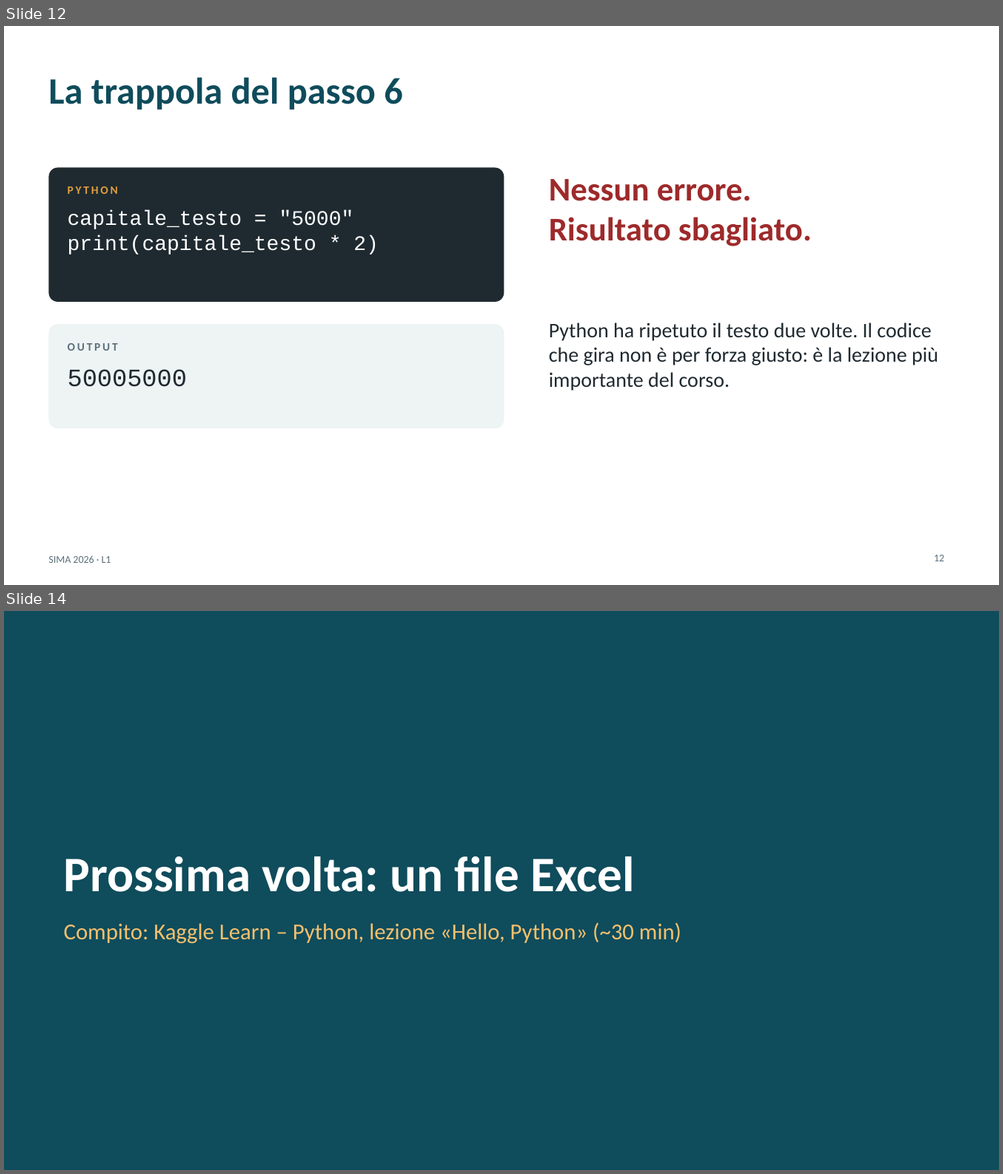
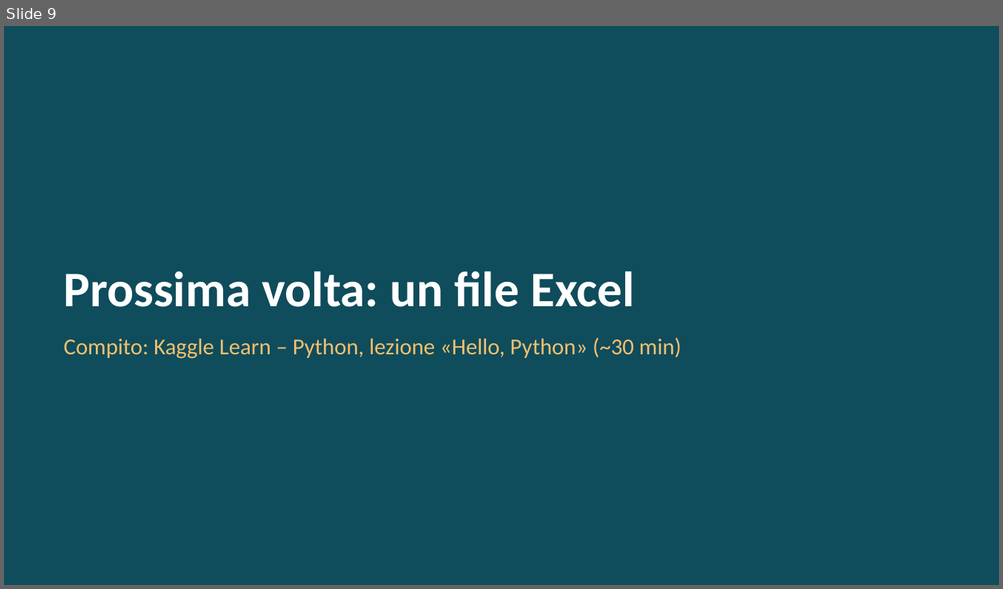
Before and after one commit to andrealorenzon/SIMA2026, a slide deck: lezioni/L01_python_calcolatrice/slide.pptx. Shown one above the other, each under a label of ours: slides 12 and 14 before the commit, slide 9 after it; the slides between them are not shown. The pictures are 1003x1174 and 1003x589 pixels, drawn with LibreOffice and Linux fonts; fonts in the diff are those of the drawing. Boxes give left, top, right and bottom in pixels: in the first picture for what was removed or moved away, otherwise in the second. Text is boxed around its words. In the diff, an @@ line names an element or a change of style, - is before the commit and + after.

```diff
--- a/lezioni/L01_python_calcolatrice/slide.pptx
+++ b/lezioni/L01_python_calcolatrice/slide.pptx
@@ slide 12 removed at (4, 26, 999, 585), background #FFFFFF @@
@@ title removed at (48, 77, 403, 110) @@
-La trappola del passo 6
@@ rounded rectangle removed at (48, 168, 504, 302) @@
@@ text removed at (549, 179, 811, 247) @@
-Nessun errore.
-Risultato sbagliato.
@@ text removed at (68, 187, 118, 194) @@
-PYTHON
@@ text removed at (68, 211, 378, 255) @@
-capitale_testo = "5000"
-print(capitale_testo * 2)
@@ rounded rectangle removed at (48, 324, 504, 429) @@
@@ text removed at (549, 323, 938, 391) @@
-Python ha ripetuto il testo due volte. Il codice che gira non è per forza giusto: è la lezione più importante del corso.
@@ text removed at (68, 343, 118, 351) @@
-OUTPUT
@@ text removed at (68, 369, 187, 387) @@
-50005000
@@ text removed at (48, 556, 111, 563) @@
-SIMA 2026 · L1
@@ page number removed at (933, 555, 944, 562) @@
-12
@@ what was slide 14 is now slide 9 @@
```
Also in this commit, not shown: 4 other slides removed, 6 other files.
